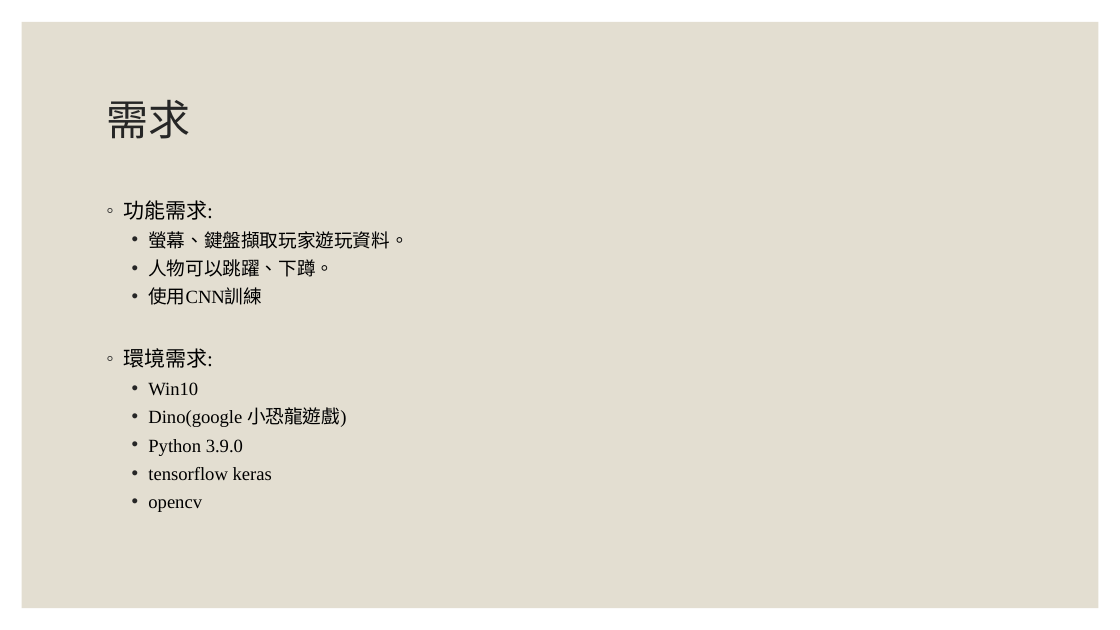
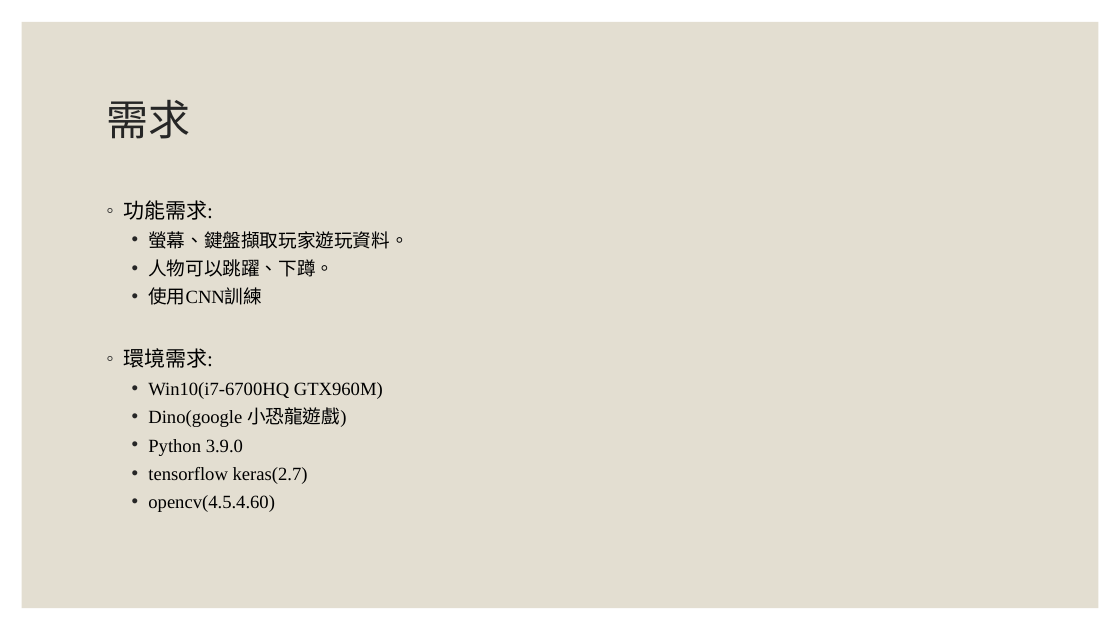
Before and after one commit to San-Zero/ML_homework, a slide deck: slide 3 of Dino-AI .pptx. Drawn at 1120x630 pixels with LibreOffice and Linux fonts; fonts in the diff are those of the drawing. Boxes give left, top, right and bottom in pixels: in the first picture for what was removed or moved away, otherwise in the second. Text is boxed around its words. In the diff, an @@ line names an element or a change of style, - is before the commit and + after.

```diff
--- a/Dino-AI .pptx
+++ b/Dino-AI .pptx
@@ text at (x1=148, y1=382, x2=383, y2=399): text changed @@
-  • Win10
+  • Win10(i7-6700HQ GTX960M)
@@ text at (x1=148, y1=467, x2=308, y2=512): text changed @@
-  • tensorflow keras
-  • opencv
+  • tensorflow keras(2.7)
+  • opencv(4.5.4.60)
```
Also in this commit, not shown: 2 other slides changed, 5 slides removed, 1 other file.
